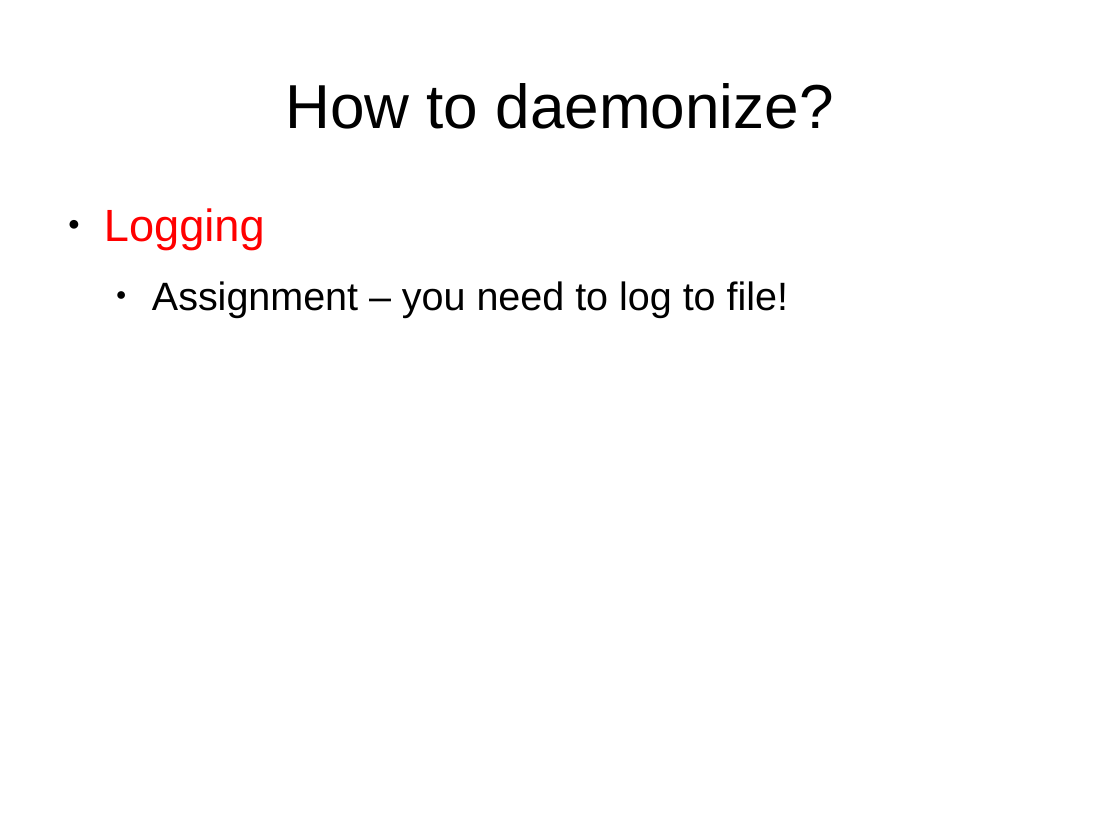
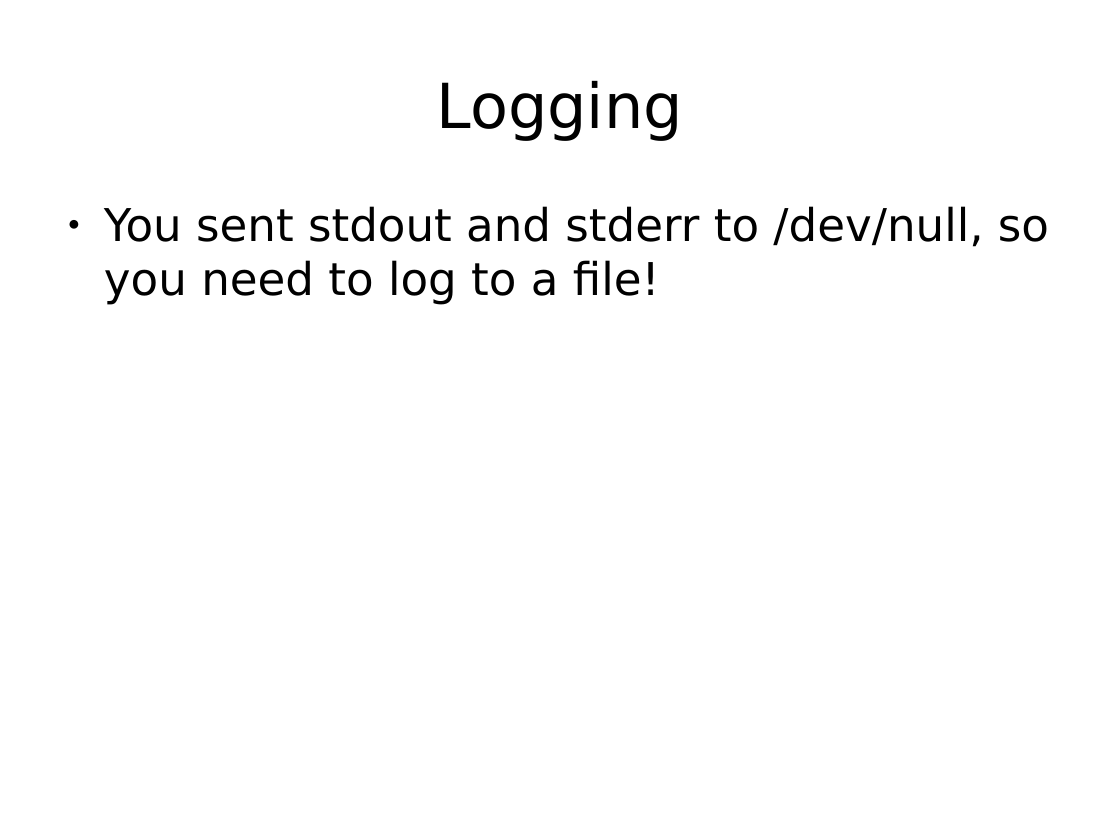
Before and after one commit to Jarvishappy/15-441-Recitation-Sessions, a slide deck: slide 44 of recitation6/src/recitation6.odp (slide 34 before the commit). Drawn at 1120x840 pixels with LibreOffice and Linux fonts; fonts in the diff are those of the drawing. Boxes give left, top, right and bottom in pixels: in the first picture for what was removed or moved away, otherwise in the second. Text is boxed around its words. In the diff, an @@ line names an element or a change of style, - is before the commit and + after.

```diff
--- a/recitation6/src/recitation6.odp
+++ b/recitation6/src/recitation6.odp
@@ title at (x1=437, y1=80, x2=683, y2=141): text changed; font Arial to DejaVu Sans @@
-How to daemonize?
+Logging
@@ text at (x1=104, y1=206, x2=1049, y2=305): text changed; size 28 to 32 pt; font Arial to DejaVu Sans @@
-● Logging
-  ● Assignment – you need to log to file!
+● You sent stdout and stderr to /dev/null, so you need to log to a file!
```
Also in this commit, not shown: 27 other slides changed, 16 slides added, 6 slides removed, 1 other file.
